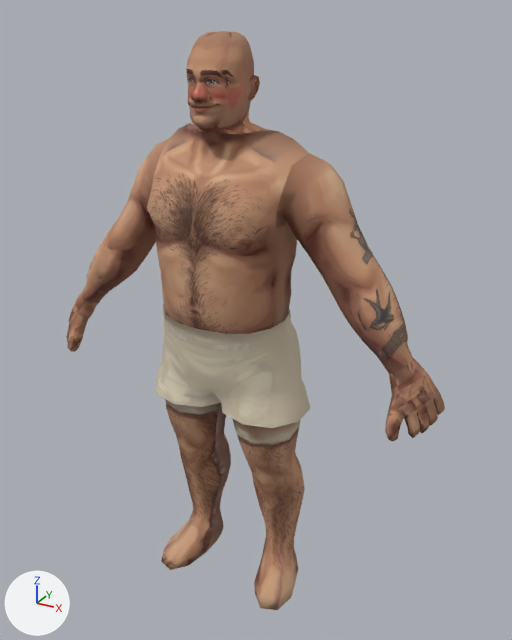
A saved change to the glTF model models/brother.glb.
One viewpoint serves both versions: a camera (50 mm lens) standing at (1.109, -1.867, 1.982) and looking at (0.071, 0.021, 1.037). Arrows for +X, +Y and +Z are at lower left; the lights stay in place. The older version comes first. Vertices at exactly the same position are counted once.

Objects in the first picture: 'brother_body', 'brother_ink', 'brother_shorts'.
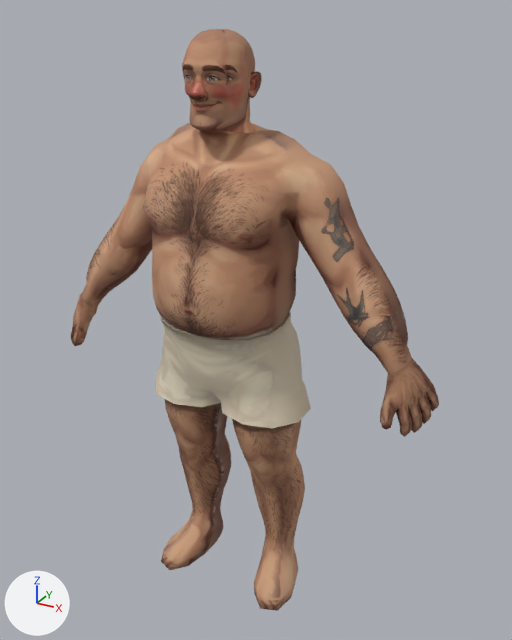
Where the change shows, as pixel boxes [x1, y1, x2, y2] in the pictures (512 x 640 px; the box of a moved part takes in the faces that stretch with it):
'brother_body', reshaped: before [66, 31, 445, 610]; after [71, 29, 439, 611]
'brother_shorts', reshaped (6% shorter): before [156, 304, 310, 428]; after [156, 312, 311, 428]
part 1 of me_brother_body, moved or reshaped: before [156, 31, 297, 334]; after [152, 29, 299, 340]
part 2 of me_brother_body, moved or reshaped: before [380, 353, 445, 441]; after [380, 351, 439, 437]
part 3 of me_brother_body, moved or reshaped: before [66, 289, 101, 352]; after [71, 290, 102, 346]
part 4 of me_brother_body, surface changed: [78, 39, 433, 610] in both
part 5 of me_brother_ink, rebuilt: before [349, 209, 407, 359]; after [322, 198, 394, 351]

The change in detail:
me_brother_body is used by ob_brother_body; location (0.0, 0.0, 0.0).
me_brother_body had 2277 vertices, 4482 faces and spanned x -0.72..0.72, y -0.23..0.15, z 0.0..1.92.
me_brother_body now has 2389 vertices, 4698 faces and spans x -0.7..0.7, y -0.26..0.15, z 0.0..1.93.
me_brother_body part 1: 411 vertices moved from x -0.26..0.26, y -0.23..0.14, z 1.08..1.92 to x -0.26..0.26, y -0.26..0.14, z 1.08..1.93; 801 vertices removed from x -0.1..0.1, y -0.18..0.05, z 1.65..1.92; 849 vertices added at x -0.15..0.15, y -0.19..0.07, z 1.05..1.93.
me_brother_body part 2: 26 vertices moved from x 0.56..0.72, y -0.1..0.02, z 0.85..1.03 to x 0.56..0.69, y -0.11..0.02, z 0.85..1.03; 84 vertices removed from x 0.55..0.72, y -0.15..0.01, z 0.83..1.05; 116 vertices added at x 0.55..0.7, y -0.15..0.02, z 0.83..1.04.
me_brother_body part 3: 24 vertices moved from x -0.72..-0.58, y -0.1..0.02, z 0.85..1.03 to x -0.69..-0.56, y -0.07..0.02, z 0.85..1.03; 86 vertices removed from x -0.72..-0.55, y -0.15..0.01, z 0.83..1.05; 118 vertices added at x -0.7..-0.55, y -0.15..0.02, z 0.83..1.04.
me_brother_body part 4: 1178 kept faces spanning x -0.7..0.7, y -0.23..0.15, z 0.0..1.93 get new texture (UV) coordinates.
Other edits to the shape of me_brother_body do not show in these pictures.
me_brother_ink is used by ob_brother_ink; location (0.0, 0.0, 0.0).
me_brother_ink had 136 vertices, 204 faces and spanned x -0.615..0.615, y -0.086..0.111, z 0.998..1.577.
me_brother_ink now has 136 vertices, 202 faces and spans x -0.612..0.612, y -0.089..0.117, z 0.999..1.573.
me_brother_ink part 5: the loose piece of 80 vertices spanning x 0.186..0.615, y -0.086..0.111, z 0.998..1.577 is rebuilt with 81 vertices and now spans x 0.193..0.612, y -0.089..0.117, z 0.999..1.573.
Other edits to the shape of me_brother_ink do not show in these pictures.
me_brother_shorts is used by ob_brother_shorts; location (0.0, 0.0, 0.0).
me_brother_shorts had 185 vertices, 336 faces and spanned x -0.281..0.281, y -0.218..0.14, z 0.762..1.097.
me_brother_shorts now has 205 vertices, 376 faces and spans x -0.282..0.282, y -0.228..0.141, z 0.762..1.097.
me_brother_shorts part 6: 4 vertices moved within x -0.247..0.247, y -0.172..-0.027, z 0.801..0.908; 171 vertices removed from x -0.281..0.281, y -0.218..0.14, z 0.762..1.097; 191 vertices added at x -0.282..0.282, y -0.228..0.141, z 0.762..1.097.
